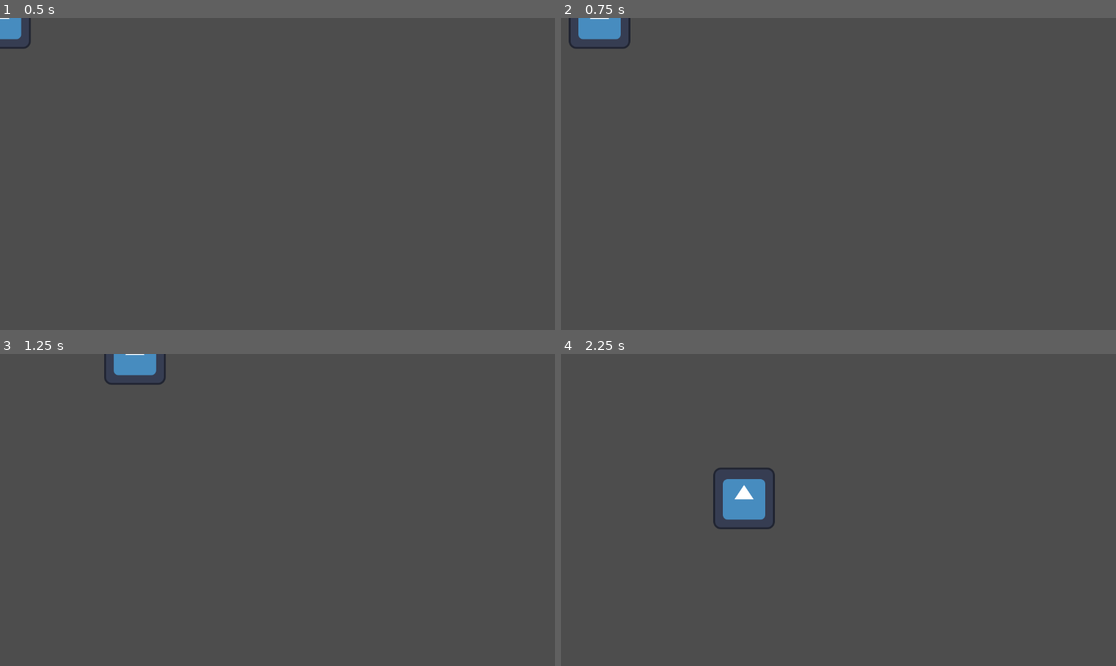
Above: before the commit, frames 1-4 (two rows, left to right).
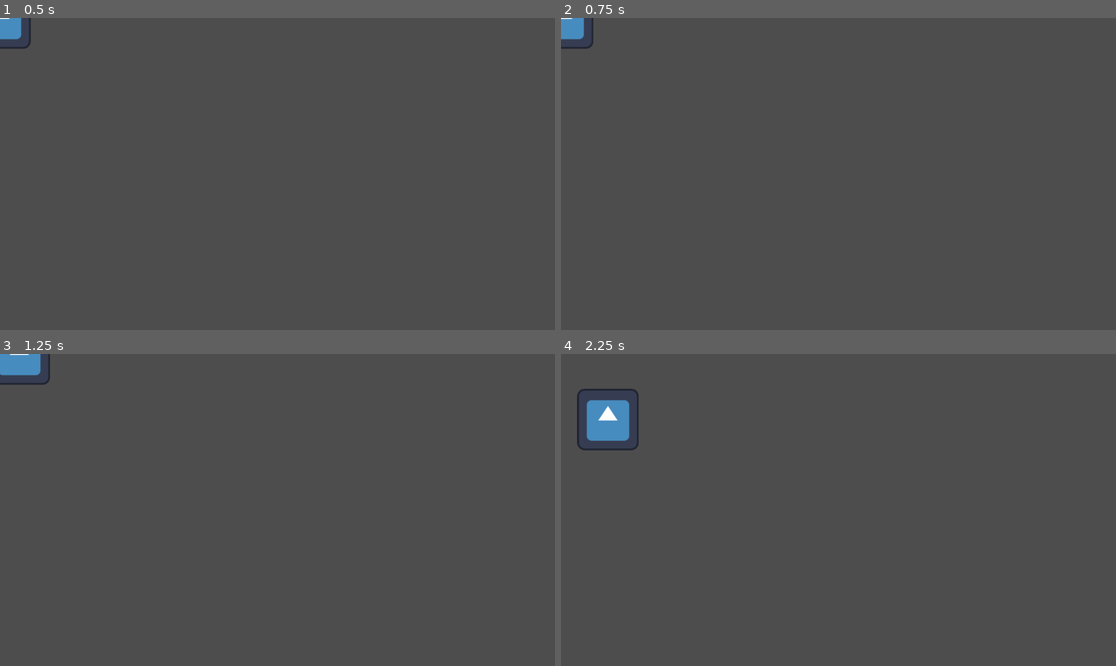
Above: after the commit, the same moments.

Repository: FinalExa/boots
Game: Godot game, scene res://Scenes/test_scene.tscn
Two runs of this game, one before a commit and one after it. Both use one fixed random seed, a clock stepped at 60 frames per second and the inputs below. The engine's default icon, where the game draws it, is replaced by a stand-in: a white triangle on a blue panel in a dark square.
Inputs:
- Up to frame 1 (0.5 s): no input
- Up to frame 2 (0.75 s): tap Enter at 0.5 s; hold D (right) from 0.53 s (still down)
- Up to frame 3 (1.25 s): keep holding D (right)
- Up to frame 4 (2.25 s): release D (right) at 1.28 s; hold S (down) 1.28-2.03 s; hold D (right) from 2.03 s (still down)

Frame 1 is identical in both runs. In frame 2, 0.8% of the frame differs, in the area x 0-13%, y 0-10%; in frame 3, 1.3%; in frame 4, 2.6%, in the area x 2-39%, y 11-57%.

Commit message:
Start to player movement

Diff:
--- /dev/null
+++ b/Player/PlayerCamera.tscn
@@ -0,0 +1,5 @@
+[gd_scene format=3 uid="uid://cqiysl1o2vacw"]
+
+[node name="Camera2D" type="Camera2D"]
+position_smoothing_enabled = true
+position_smoothing_speed = 10.0
--- /dev/null
+++ b/Player/PlayerMovement.gd
@@ -0,0 +1,29 @@
+extends CharacterBody2D
+
+@export var accelerationPerSecond = 20
+@export var decelerationPerSecond = 10
+var currentSpeed
+@export var maxSpeed = 2000
+var inputDirection
+var lastDirection
+
+func _ready():
+	currentSpeed = 0
+	lastDirection = Vector2.ZERO
+
+func get_input():
+	inputDirection = Input.get_vector("left", "right", "up", "down")
+
+func set_current_speed(delta):
+	if (inputDirection == Vector2.ZERO):
+		currentSpeed-=decelerationPerSecond*delta
+	else:
+		currentSpeed+=accelerationPerSecond*delta
+		lastDirection = inputDirection
+	currentSpeed = clamp(currentSpeed, 0, maxSpeed)
+	velocity = lastDirection * currentSpeed
+
+func _physics_process(delta):
+	get_input()
+	set_current_speed(delta)
+	move_and_slide()
--- /dev/null
+++ b/Player/player_character.tscn
@@ -0,0 +1,18 @@
+[gd_scene load_steps=4 format=3 uid="uid://drqsgja5qy8np"]
+
+[ext_resource type="Script" path="res://Player/PlayerMovement.gd" id="1_h2t1a"]
+[ext_resource type="Texture2D" uid="uid://cxvqtv8ktdus2" path="res://icon.svg" id="2_11hb6"]
+
+[sub_resource type="CircleShape2D" id="CircleShape2D_upbqd"]
+
+[node name="PlayerCharacter" type="CharacterBody2D"]
+script = ExtResource("1_h2t1a")
+accelerationPerSecond = 160
+decelerationPerSecond = 120
+maxSpeed = 1000
+
+[node name="Icon" type="Sprite2D" parent="."]
+texture = ExtResource("2_11hb6")
+
+[node name="CollisionShape2D" type="CollisionShape2D" parent="."]
+shape = SubResource("CircleShape2D_upbqd")
--- a/Scenes/CharacterBody2D.gd
+++ /dev/null
@@ -1,11 +0,0 @@
-extends CharacterBody2D
-
-@export var speed = 400
-
-func get_input():
-	var input_direction = Input.get_vector("left", "right", "up", "down")
-	velocity = input_direction * speed
-
-func _physics_process(delta):
-	get_input()
-	move_and_slide()
--- a/Scenes/test_scene.tscn
+++ b/Scenes/test_scene.tscn
@@ -1,17 +1,7 @@
-[gd_scene load_steps=4 format=3 uid="uid://bec7uumn5gi74"]
+[gd_scene load_steps=2 format=3 uid="uid://de61jcfn57wpc"]
 
-[ext_resource type="Texture2D" uid="uid://cxvqtv8ktdus2" path="res://icon.svg" id="1_l1lih"]
-[ext_resource type="Script" path="res://Scenes/CharacterBody2D.gd" id="1_nyd4n"]
-
-[sub_resource type="CircleShape2D" id="CircleShape2D_upbqd"]
+[ext_resource type="PackedScene" uid="uid://drqsgja5qy8np" path="res://Player/player_character.tscn" id="1_ch2k2"]
 
 [node name="TestScene" type="Node2D"]
 
-[node name="CharacterBody2D" type="CharacterBody2D" parent="."]
-script = ExtResource("1_nyd4n")
-
-[node name="Icon" type="Sprite2D" parent="CharacterBody2D"]
-texture = ExtResource("1_l1lih")
-
-[node name="CollisionShape2D" type="CollisionShape2D" parent="CharacterBody2D"]
-shape = SubResource("CircleShape2D_upbqd")
+[node name="PlayerCharacter" parent="." instance=ExtResource("1_ch2k2")]
